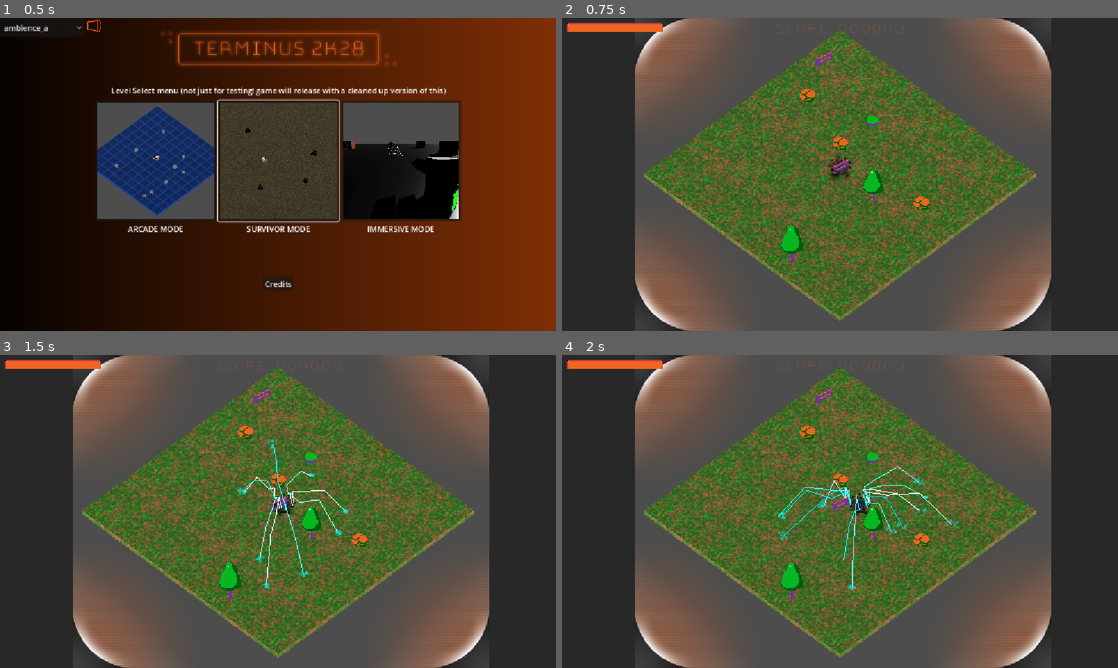
Above: before the commit, frames 1-4 (two rows, left to right).
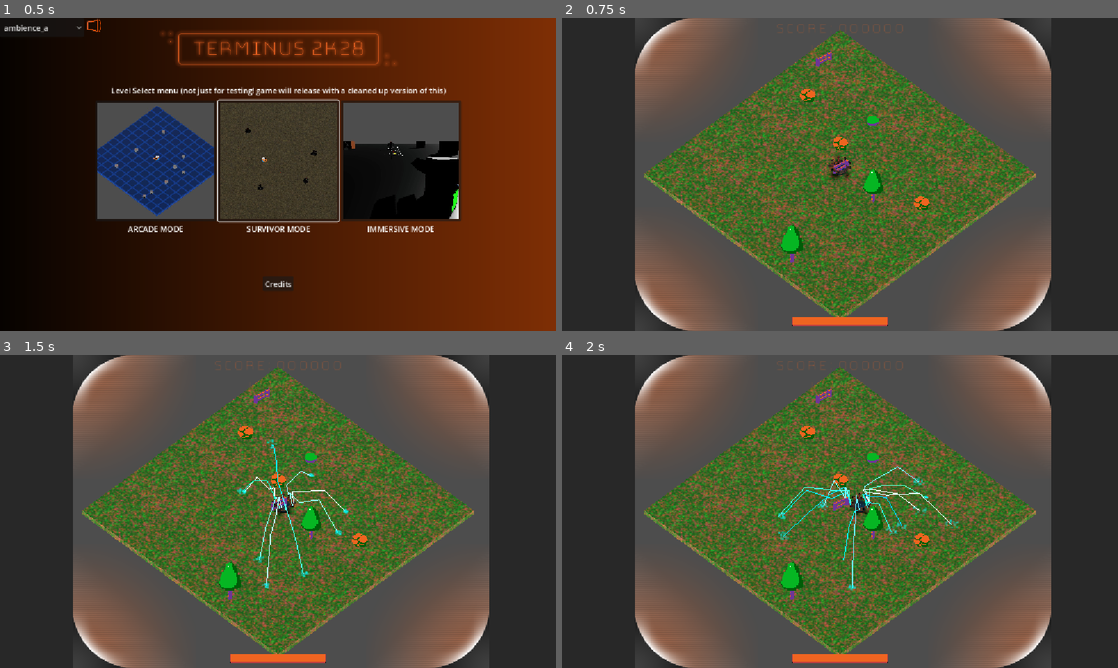
Above: after the commit, the same moments.

Repository: Gamkedo/terminus-2k28
Game: Godot game, scene res://level_menu.tscn
The game is run twice, just before and just after one commit, with the same random seed, the same clock (stepped at 60 frames per second) and the same inputs.
Inputs (mouse positions are in pixels of both pictures, inside the frame that each line leads up to):
- Up to frame 1 (0.5 s): no input
- Up to frame 2 (0.75 s): click (717, 161) at 0.5 s
- Up to frame 3 (1.5 s): tap Enter at 1.25 s; move the mouse to (400, 495) at 1.27 s; press the mouse at (400, 495) at 1.28 s; hold D (walk_right) from 1.28 s (still down)
- Up to frame 4 (2 s): keep holding D (walk_right)

Frame 1 is identical in both runs. In frame 2, 1.0% of the frame differs, in the area x 0-59%, y 1-99%; in frame 3, 1.0%; in frame 4, 1.0%.

Commit message:
Move arcade mode health bar to the bottom center

Diff:
--- a/Scenes - Levels/areaArcade.tscn
+++ b/Scenes - Levels/areaArcade.tscn
@@ -200,7 +200,24 @@
 
 [node name="ScreenBezelCorners" parent="." unique_id=121658769 instance=ExtResource("8_b4wml")]
 
-[node name="get" parent="." unique_id=924242711 instance=ExtResource("9_pbum0")]
+[node name="ScoreGUI" parent="." unique_id=924242711 instance=ExtResource("9_pbum0")]
+
+[node name="Combo" parent="ScoreGUI/CanvasLayer" parent_id_path=PackedInt32Array(924242711, 2014492969) index="1" unique_id=882236704]
+offset_transform_enabled = true
+offset_transform_position = Vector2(-150, 0)
+
+[node name="HealthBar" parent="ScoreGUI/CanvasLayer" parent_id_path=PackedInt32Array(924242711, 2014492969) index="2" unique_id=1933614406]
+anchors_preset = 7
+anchor_left = 0.5
+anchor_top = 1.0
+anchor_right = 0.5
+anchor_bottom = 1.0
+offset_left = -100.0
+offset_top = -20.0
+offset_right = 100.0
+grow_horizontal = 2
+grow_vertical = 0
+offset_transform_position = Vector2(0, -10)
 
 [node name="SceneryPlacer" type="Node3D" parent="." unique_id=1323754423]
 script = ExtResource("10_tfrqe")
@@ -222,3 +239,5 @@
 
 [node name="PauseMenu" parent="." unique_id=850452313 instance=ExtResource("19_tefx3")]
 visible = false
+
+[editable path="ScoreGUI"]
--- a/Scenes - UI/health_bar.tscn
+++ b/Scenes - UI/health_bar.tscn
@@ -1,6 +1,5 @@
 [gd_scene format=3 uid="uid://bbwrgwjsa0gt1"]
 
-[ext_resource type="Texture2D" uid="uid://nfalh3buwqgw" path="res://Sprites/color_palette.png" id="1_3rrqc"]
 [ext_resource type="Script" uid="uid://bxgr7kpxwq7yl" path="res://Scenes - UI/health_bar.gd" id="1_t8w3l"]
 [ext_resource type="Texture2D" uid="uid://kyehpuv7x16r" path="res://Sprites/health_bar_9slice.png" id="2_t1t4p"]
 
@@ -86,8 +85,3 @@
 texture = SubResource("GradientTexture2D_l7t1d")
 explosiveness = 1.0
 process_material = SubResource("ParticleProcessMaterial_iynve")
-
-[node name="ColorPalette" type="Sprite2D" parent="." unique_id=941139302]
-visible = false
-position = Vector2(183, 75)
-texture = ExtResource("1_3rrqc")
--- a/Scenes - UI/screen_bezel_corners.tscn
+++ b/Scenes - UI/screen_bezel_corners.tscn
@@ -11,6 +11,7 @@
 grow_vertical = 2
 
 [node name="CanvasLayer" type="CanvasLayer" parent="." unique_id=2014492969]
+layer = 5
 
 [node name="Control" type="Control" parent="CanvasLayer" unique_id=1378717335]
 layout_mode = 3
